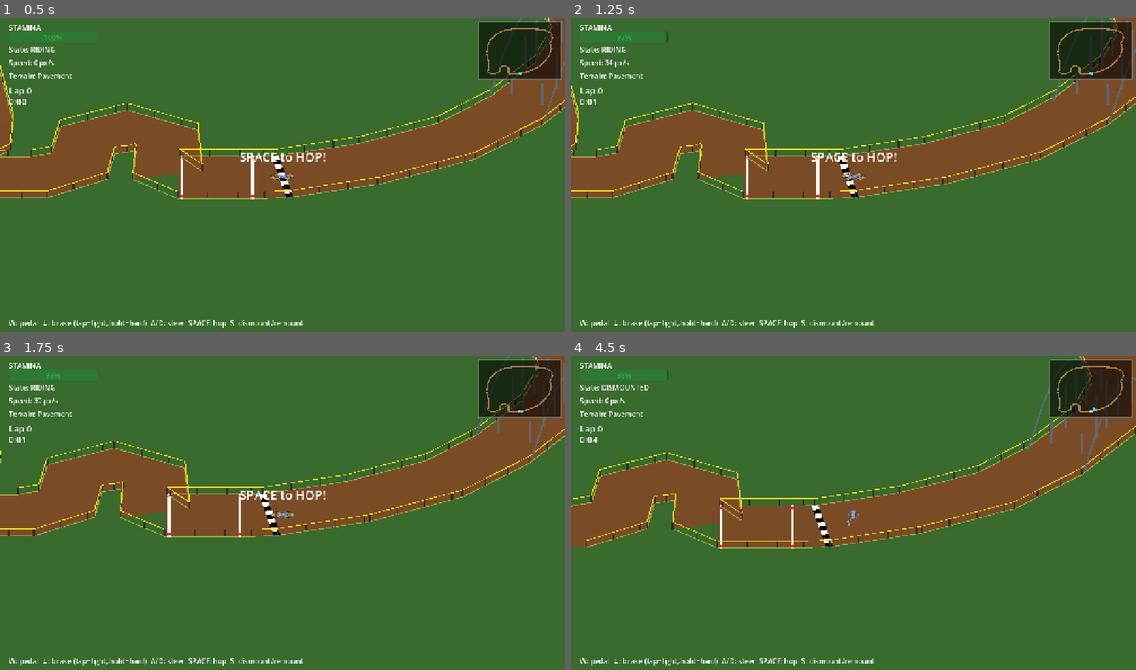
Above: before the commit, frames 1-4 (two rows, left to right).
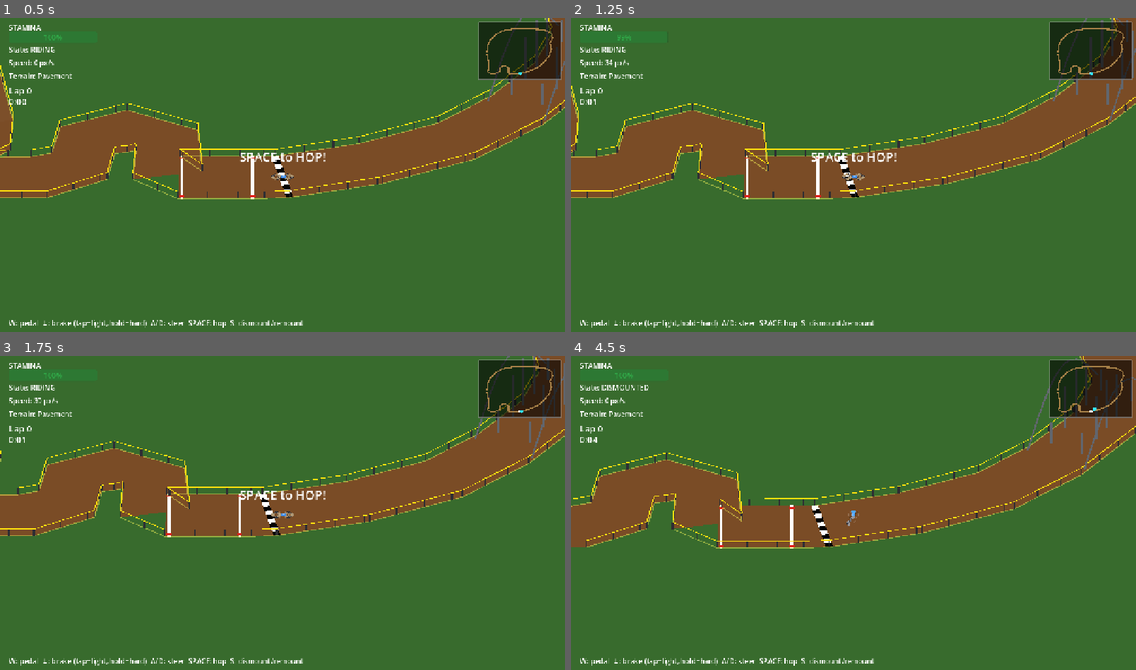
Above: after the commit, the same moments.

Repository: koniho/godot-cyclocross
Game: Godot game, scene res://scenes/test_arena.tscn
Two runs of this game, one before a commit and one after it. Both use one fixed random seed, a clock stepped at 60 frames per second and the inputs below. This scene is started directly instead of the project's main scene.
Inputs (mouse positions are in pixels of both pictures, inside the frame that each line leads up to):
- Up to frame 1 (0.5 s): no input
- Up to frame 2 (1.25 s): tap Enter at 0.5 s; move the mouse to (825, 240) at 0.52 s; hold Up from 0.53 s (still down); hold W (pedal) from 0.53 s (still down); click (825, 240) at 0.67 s
- Up to frame 3 (1.75 s): release Up at 1.25 s; release W (pedal) at 1.25 s; drag from (452, 563) to (299, 531) at 1.27 s
- Up to frame 4 (4.5 s): move the mouse to (684, 465) at 2.02 s; hold A (steer_left) 2.03-2.75 s; hold W (pedal) 2.03-2.75 s; tap S (dismount) at 2.1 s; drag from (881, 516) to (1028, 497) at 2.77 s; tap R (debug_restart) at 3.5, 4.25 s; move the mouse to (768, 434) at 3.52 s; hold Down (brake) 3.53-4.25 s; hold W (pedal) 3.53-4.25 s; tap 1 at 3.6 s; drag from (977, 500) to (904, 534) at 4.27 s

Frame 1 is identical in both runs. In frame 2, less than 0.1% of the frame differs, in the area x 0-98%, y 4-58%; in frame 3, 0.2%; in frame 4, 0.5%, in the area x 3-100%, y 0-62%.

Commit message:
Triple stamina pool and increase recovery rate
max_stamina 100 → 300, regen_rate 4 → 12, bonk_threshold 10 → 30.
Drain rate unchanged so stamina lasts ~100s vs ~33s before.
Recovery is 3x faster (refills in ~25s, same relative proportion).

Co-Authored-By: Claude Opus 4.6 (1M context) <noreply@anthropic.com>

Diff:
--- a/src/rider/rider.gd
+++ b/src/rider/rider.gd
@@ -21,10 +21,10 @@
 @export var slide_threshold: float = 480.0 # v*ω (px/s²) before sliding out and crashing
 
 @export_group("Stamina")
-@export var max_stamina: float = 100.0
-@export var stamina_drain_rate: float = 3.0   # drains in ~33s of constant pedaling
-@export var stamina_regen_rate: float = 4.0   # refills in ~25s of coasting
-@export var bonk_threshold: float = 10.0      # below this = bonking (low accel)
+@export var max_stamina: float = 300.0
+@export var stamina_drain_rate: float = 3.0   # drains in ~100s of constant pedaling
+@export var stamina_regen_rate: float = 12.0  # refills in ~25s of coasting
+@export var bonk_threshold: float = 30.0      # below this = bonking (low accel)
 @export var bonk_accel_floor: float = 0.1     # minimum acceleration multiplier at 0 stamina
 
 @export_group("Bunny Hop")
